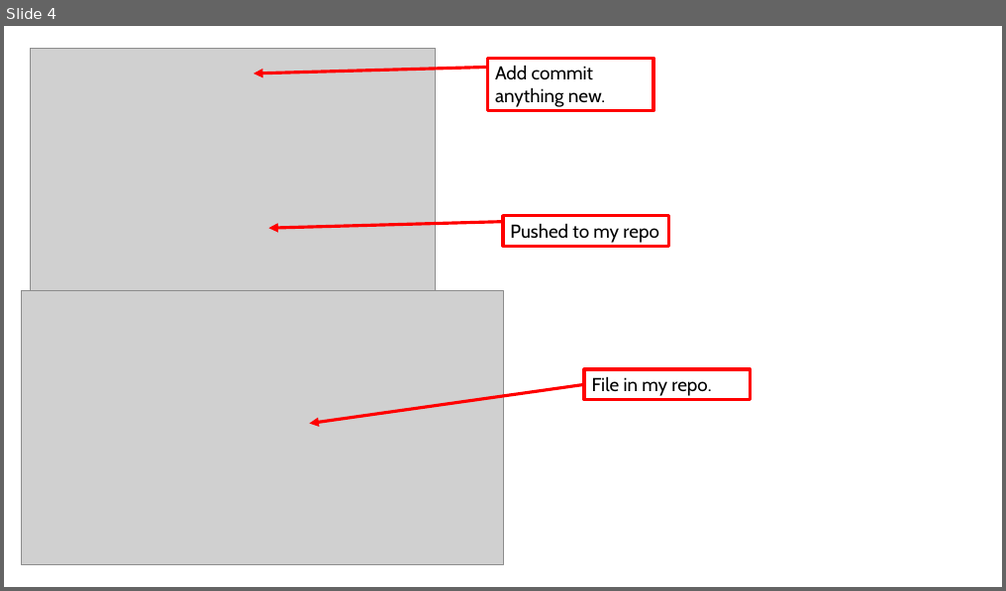
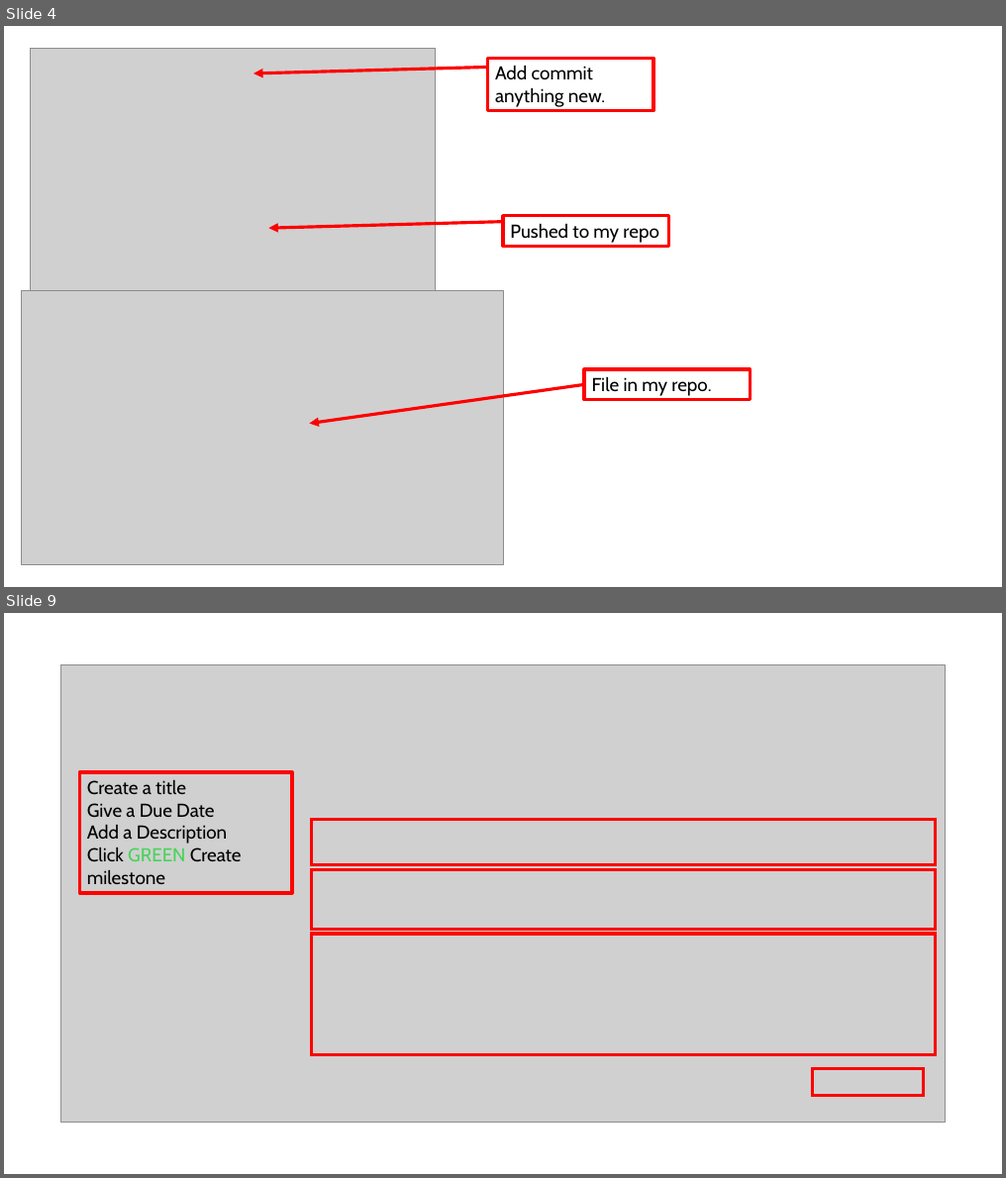
Before and after one commit to ratclst11/SDEV-143-Project, a slide deck: SDEV 143 Project PP.pptx. Shown one above the other, each under a label of ours: slide 4 before the commit, slides 4 and 9 after it; the slides between them are not shown. The pictures are 1006x591 and 1006x1178 pixels, drawn with LibreOffice and Linux fonts; fonts in the diff are those of the drawing; grey boxes stand for pictures. Boxes give left, top, right and bottom in pixels: in the first picture for what was removed or moved away, otherwise in the second. Text is boxed around its words. In the diff, an @@ line names an element or a change of style, - is before the commit and + after.

```diff
--- a/SDEV 143 Project PP.pptx
+++ b/SDEV 143 Project PP.pptx
@@ slide 9 added at (x1=4, y1=613, x2=1002, y2=1174), background #FFFFFF @@
@@ picture added at (x1=60, y1=665, x2=945, y2=1123) @@
@@ rectangle added at (x1=79, y1=772, x2=292, y2=894), outline #FF0000 3 pt, 18 pt, text #000000 @@
+Create a title
+Give a Due Date
+Add a Description
+Click GREEN Create milestone
@@ rectangle added at (x1=312, y1=820, x2=936, y2=864), outline #FF0000 3 pt @@
@@ rectangle added at (x1=312, y1=869, x2=936, y2=930), outline #FF0000 3 pt @@
@@ rectangle added at (x1=312, y1=934, x2=936, y2=1056), outline #FF0000 3 pt @@
@@ rectangle added at (x1=813, y1=1069, x2=924, y2=1096), outline #FF0000 3 pt @@
```
Also in this commit, not shown: 28 other slides added, 5 slides removed.
